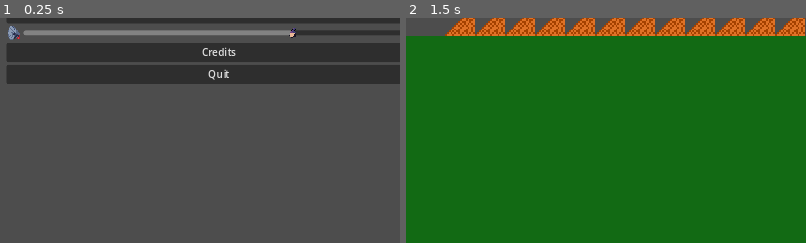
Above: before the commit, frames 1-2 (left to right).
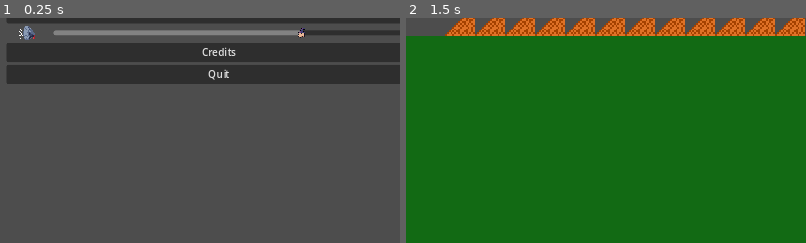
Above: after the commit, the same moments.

Repository: panorb/ludum-dare-54
Game: Godot game, scene res://world.tscn
The game is run twice, just before and just after one commit, with the same random seed, the same clock (stepped at 60 frames per second) and the same inputs.
Inputs (mouse positions are % of the whole screen's width and height, from its top left):
- Up to frame 1 (0.25 s): no input
- Up to frame 2 (1.5 s): click "Start" at 0.5 s; tap Enter at 1.25 s; move the mouse to (72, 45) at 1.27 s; hold S (camera_down) from 1.28 s (still down); click (72, 45) at 1.42 s
The pictures show only the part of the screen within x 23-73%, y 46-96%; the shares and areas given below are measured in that part.

The runs differ from the first frame. In frame 1, 0.5% of the frame differs, in the area x 2-77%, y 3-10%; in frame 2, nothing differs.

Commit message:
Show volume by icon

Diff:
--- a/godot/gui/main_menu.gd
+++ b/godot/gui/main_menu.gd
@@ -6,7 +6,14 @@
 
 @export var start_volume : float = 70
 
-@onready var start_button : BaseButton = %StartButton
+var volume_mute_image := preload("res://gui/volume_mute.png")
+var volume_25_image := preload("res://gui/volume_25.png")
+var volume_50_image := preload("res://gui/volume_50.png")
+var volume_75_image := preload("res://gui/volume_75.png")
+var volume_full_image := preload("res://gui/volume_full.png")
+
+@onready var start_button := %StartButton
+@onready var sound_image := %SoundImage
 @onready var sound_slider : HSlider = %SoundSlider
 @onready var sound_percent_label : Label = %SoundPercentLabel
 @onready var credits_button : BaseButton = %CreditsButton
@@ -43,3 +50,14 @@
 func _on_SoundSlider_value_changed(volume_value: float) -> void:
 	AudioServer.set_bus_volume_db (master_bus_index, linear_to_db(volume_value / 100))
 	sound_percent_label.text = str(volume_value) +"%"
+
+	if volume_value <= 0 :
+		sound_image.texture = volume_mute_image
+	elif volume_value > 0 && volume_value <=25:
+		sound_image.texture = volume_25_image
+	elif volume_value > 25 && volume_value <=50:
+		sound_image.texture = volume_50_image
+	elif volume_value > 50 && volume_value <=75:
+		sound_image.texture = volume_75_image
+	elif volume_value > 75 && volume_value <=100:
+		sound_image.texture = volume_full_image
--- a/godot/gui/main_menu.tscn
+++ b/godot/gui/main_menu.tscn
@@ -1,9 +1,9 @@
-[gd_scene load_steps=4 format=3 uid="uid://d23t5lxls5bxt"]
+[gd_scene load_steps=5 format=3 uid="uid://d23t5lxls5bxt"]
 
 [ext_resource type="Script" path="res://gui/main_menu.gd" id="1_g6uru"]
-[ext_resource type="Texture2D" uid="uid://lwfjxln88rc7" path="res://gui/volume.png" id="2_5tiu0"]
 [ext_resource type="AudioStream" uid="uid://xst1ekamh3cv" path="res://music/main_menu_theme.mp3" id="2_j7iww"]
-[ext_resource type="Texture2D" uid="uid://c23u7darl2va3" path="res://gui/volume_slider.png" id="3_b25uu"]
+[ext_resource type="Texture2D" uid="uid://lwfjxln88rc7" path="res://gui/volume_mute.png" id="3_3rkh5"]
+[ext_resource type="Texture2D" path="res://gui/volume_slider.png" id="3_b25uu"]
 
 [node name="MainMenu" type="Control"]
 layout_mode = 3
@@ -72,8 +72,9 @@
 size_flags_vertical = 3
 
 [node name="SoundImage" type="TextureRect" parent="CenterContainer/MarginContainer/MenuVBoxContainer/SoundHBoxContainer"]
+unique_name_in_owner = true
 layout_mode = 2
-texture = ExtResource("2_5tiu0")
+texture = ExtResource("3_3rkh5")
 expand_mode = 3
 
 [node name="SoundSlider" type="HSlider" parent="CenterContainer/MarginContainer/MenuVBoxContainer/SoundHBoxContainer"]
Binary file removed: godot/gui/volume.png
Binary file added: godot/gui/volume_25.png
Not shown, changed: godot/gui/volume_25.png.import
Binary file added: godot/gui/volume_50.png
Not shown, added: godot/gui/volume_50.png.import
Binary file added: godot/gui/volume_75.png
Not shown, added: godot/gui/volume_75.png.import
Binary file added: godot/gui/volume_full.png
Not shown, added: godot/gui/volume_full.png.import
Binary file added: godot/gui/volume_mute.png
Not shown, added: godot/gui/volume_mute.png.import
